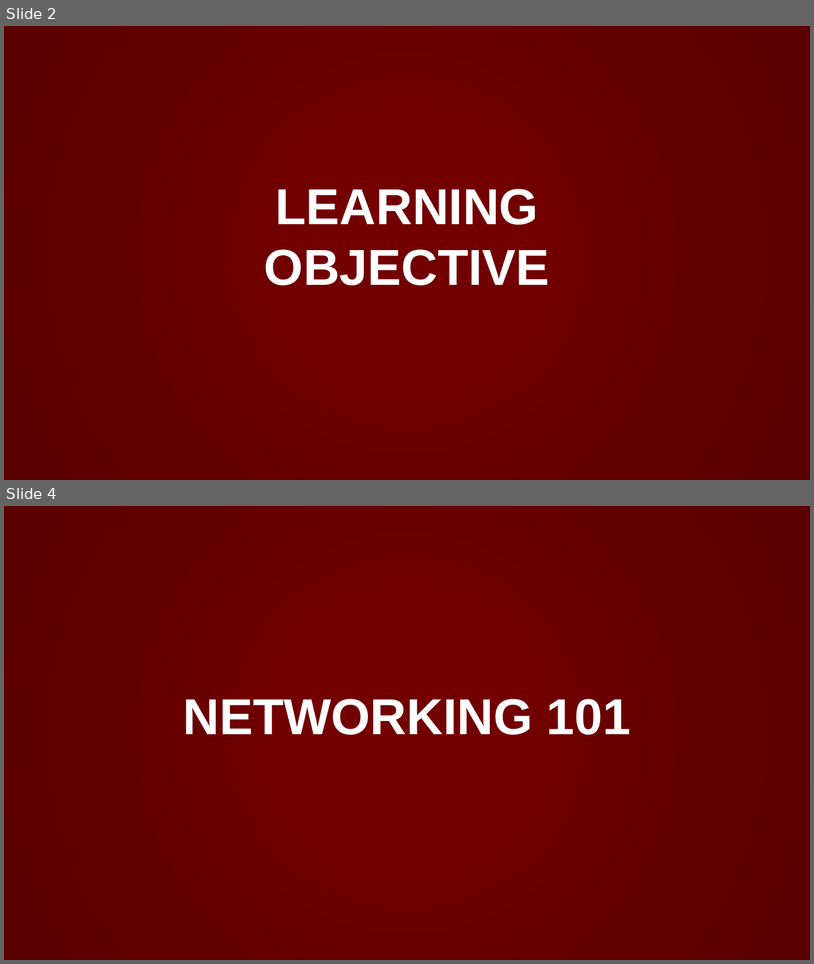
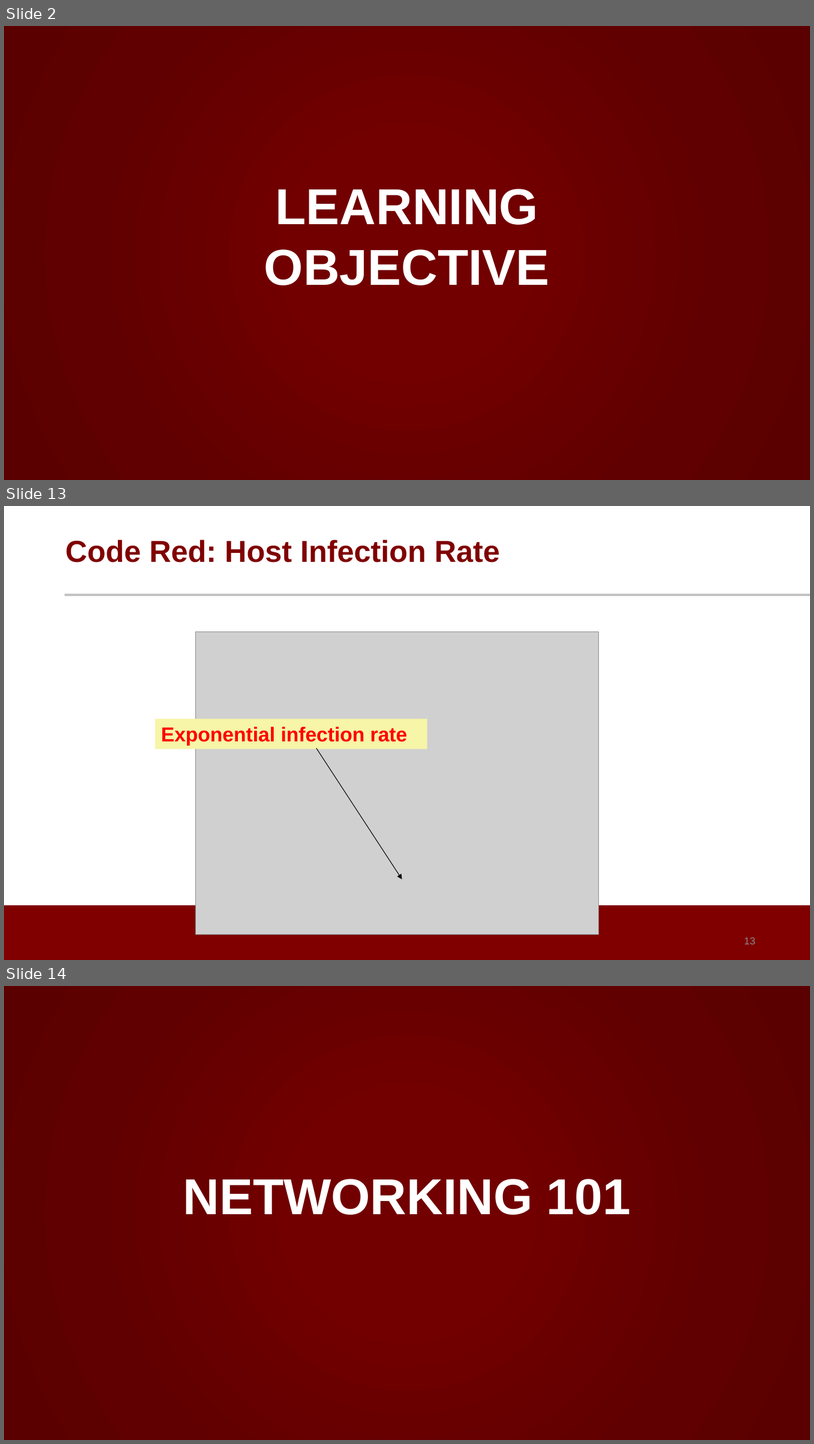
Before and after one commit to noise-lab/ML-Cybersecurity, a slide deck: module-2/ppt/2.1-Overview.pptx. Shown one above the other, each under a label of ours: slides 2 and 4 before the commit, slides 2, 13 and 14 after it; the slides between them are not shown. The pictures are 814x964 and 814x1444 pixels, drawn with LibreOffice and Linux fonts; fonts in the diff are those of the drawing; grey boxes stand for pictures; background and template pictures are left out. Boxes give left, top, right and bottom in pixels: in the first picture for what was removed or moved away, otherwise in the second. Text is boxed around its words. In the diff, an @@ line names an element or a change of style, - is before the commit and + after.

```diff
--- a/module-2/ppt/2.1-Overview.pptx
+++ b/module-2/ppt/2.1-Overview.pptx
@@ slide 13 added at (4,506,810,960), background #FFFFFF @@
@@ title added at (65,540,500,562), 36 pt, text #800000, bold @@
+Code Red: Host Infection Rate
@@ line added from (65, 595) to (810, 595), #C2C4C2 3 pt @@
@@ picture added at (196,632,599,934) @@
@@ rectangle added at (155,719,428,749), fill #F7F5A7, 24 pt, text #FF0000, bold @@
+Exponential infection rate
@@ arrow added from (317, 748) to (402, 879), #000000 0.75 pt @@
@@ rectangle added at (4,905,810,960), fill #800000 @@
@@ page number added at (744,937,756,944), 12 pt, text #898989 @@
+13
@@ what was slide 4 is now slide 14 @@
```
Also in this commit, not shown: 1 slide changed, 10 other slides added, 8 other files.
